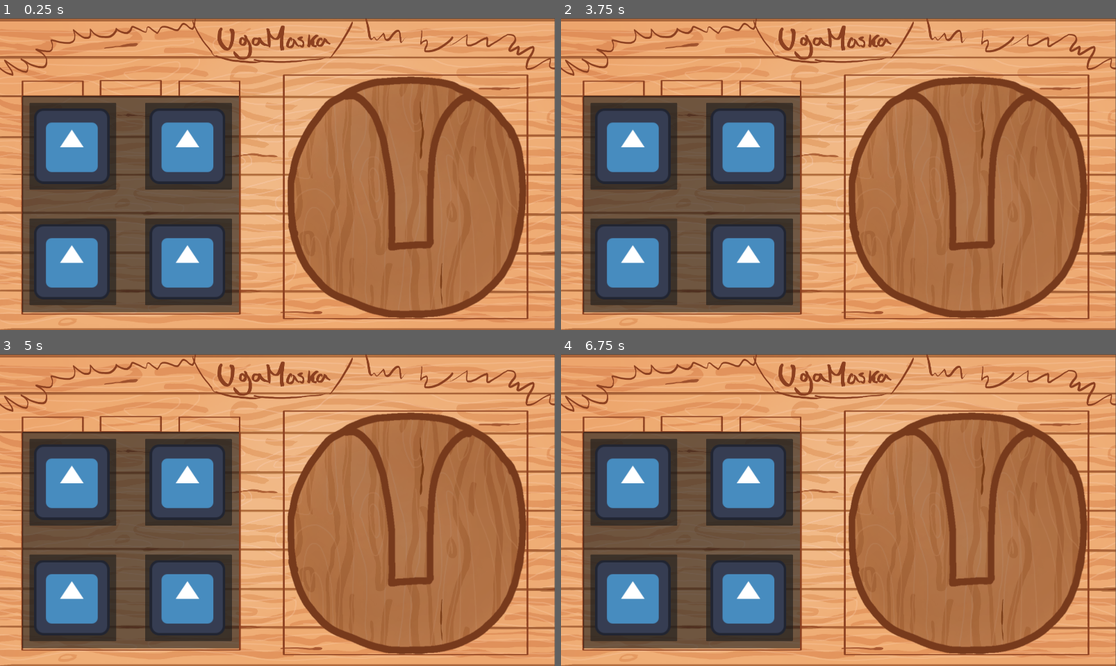
Above: before the commit, frames 1-4 (two rows, left to right).
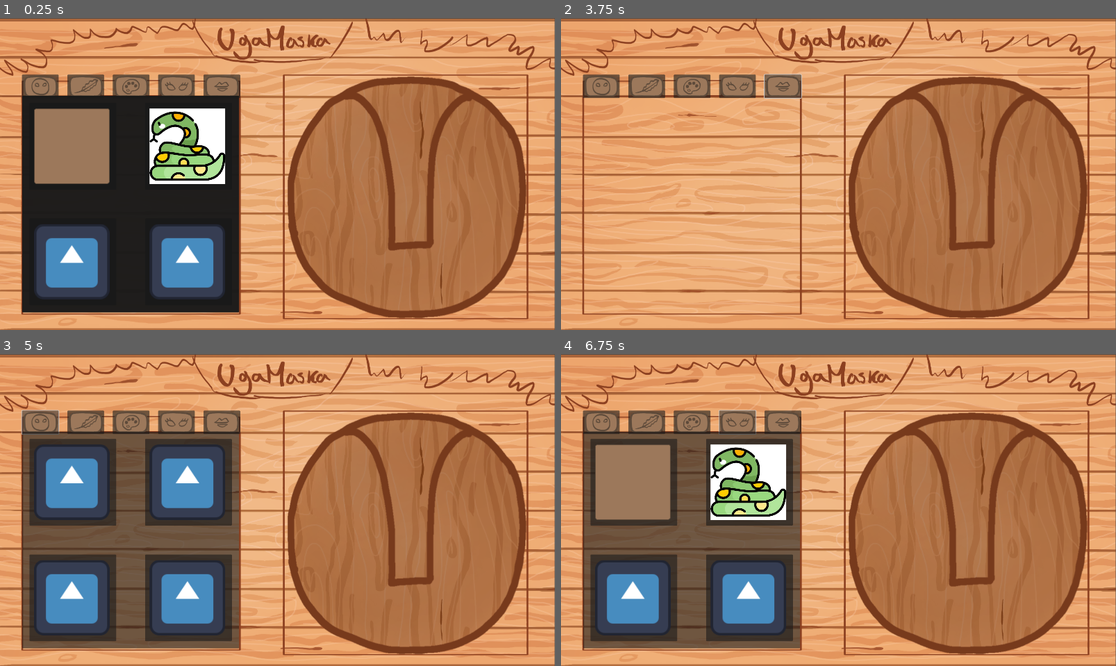
Above: after the commit, the same moments.

Repository: Neuche/tuki
Game: Godot game, scene res://Scenes/AreaTrabajo/area_trabajo_mask.tscn
The game is run twice, just before and just after one commit, with the same random seed, the same clock (stepped at 60 frames per second) and the same inputs. The project has no main scene, so this scene is started directly. The engine's default icon, where the game draws it, is replaced by a stand-in: a white triangle on a blue panel in a dark square.
Inputs (mouse positions are in pixels of both pictures, inside the frame that each line leads up to):
- Up to frame 1 (0.25 s): no input
- Up to frame 2 (3.75 s): click (599, 86) at 0.52 s; click (644, 86) at 1.27 s; click (694, 86) at 2.02 s; click (738, 86) at 2.77 s; click (783, 86) at 3.52 s
- Up to frame 3 (5 s): click (38, 422) at 4.27 s
- Up to frame 4 (6.75 s): click (644, 422) at 5.02 s; click (694, 422) at 5.77 s; click (738, 422) at 6.52 s

The runs differ from the first frame. In frame 1, 23% of the frame differs, in the area x 3-44%, y 18-95%; in frame 2, 29%, in the area x 3-44%, y 17-95%; in frame 3, 2.5%; in frame 4, 9.1%.
Error after the commit: Out of bounds get index '4' (on base: 'Array[Node]') (res://Scenes/AreaTrabajo/area_trabajo_mask.tscn::GDScript_8x38w:14)

Commit message:
new_menu_items

Diff:
--- a/put-some-glitter/Scenes/AreaTrabajo/area_2d.gd
+++ b/put-some-glitter/Scenes/AreaTrabajo/area_2d.gd
@@ -12,7 +12,7 @@
 func _on_area_entered(drageable: Area2D) -> void:
 	if drageable.is_in_group("dropeable"):
 		current_drageable = drageable
-		print("te vi")
+		#print("te vi")
 	pass # Replace with function body.
 
 func _input(event: InputEvent) -> void:
--- a/put-some-glitter/Scenes/AreaTrabajo/area_trabajo_mask.tscn
+++ b/put-some-glitter/Scenes/AreaTrabajo/area_trabajo_mask.tscn
@@ -1,9 +1,52 @@
-[gd_scene load_steps=6 format=3 uid="uid://7sadffnbw365"]
+[gd_scene load_steps=14 format=3 uid="uid://7sadffnbw365"]
 
 [ext_resource type="Texture2D" uid="uid://b8p5wbcmjw1ed" path="res://Assets/layout idea.png" id="1_0dl0s"]
 [ext_resource type="PackedScene" uid="uid://gr0teld4vcrv" path="res://Scenes/AreaTrabajo/deco_items.tscn" id="2_kcjbq"]
+[ext_resource type="Texture2D" uid="uid://dspok4j1oqb2l" path="res://Assets/big windows.png" id="3_6u6e4"]
 [ext_resource type="Texture2D" uid="uid://borq25u3pfe56" path="res://Assets/mascara1.png" id="3_863jg"]
+[ext_resource type="Texture2D" uid="uid://6pxmxlxllgyj" path="res://Assets/window_mask.png" id="3_ise1y"]
 [ext_resource type="Script" uid="uid://w4mb0jcl67i2" path="res://Scenes/AreaTrabajo/area_2d.gd" id="4_6u6e4"]
+[ext_resource type="Texture2D" uid="uid://c0oomv5k0df3g" path="res://Assets/window_accessories.png" id="4_w4ilm"]
+[ext_resource type="Texture2D" uid="uid://cxs3l4x33yx7l" path="res://Assets/window_colors.png" id="5_cmw7w"]
+[ext_resource type="Texture2D" uid="uid://cjaqtgyyqxkka" path="res://Assets/window_eyes.png" id="6_dvpnx"]
+[ext_resource type="Texture2D" uid="uid://d2d7sj3dcc6ym" path="res://Assets/window_mouth.png" id="7_n0u45"]
+[ext_resource type="Texture2D" uid="uid://bn0c7jg6o0ok1" path="res://Assets/Iconos gratuitos de Serpiente diseñados por Freepik.jpg" id="9_cmw7w"]
+
+[sub_resource type="GDScript" id="GDScript_8x38w"]
+resource_name = "tabmanager"
+script/source = "extends VBoxContainer
+
+@onready var panels_container = $panels
+
+var panels: Array
+
+func _ready():
+	panels = panels_container.get_children()
+
+func show_tab(idx: int):
+	for panel in panels:
+		panel.hide()
+
+	panels[idx].show()
+
+func _on_tab_1_pressed() -> void:
+	show_tab(0)
+
+
+func _on_tab_2_pressed() -> void:
+	show_tab(1)
+
+
+func _on_color_pressed() -> void:
+	show_tab(2)
+
+func _on_eyes_pressed() -> void:
+	show_tab(3)
+
+
+func _on_mouth_pressed() -> void:
+	show_tab(4)
+"
 
 [sub_resource type="CapsuleShape2D" id="CapsuleShape2D_8x38w"]
 radius = 390.43643
@@ -24,40 +67,210 @@
 layer = 10
 follow_viewport_enabled = true
 
-[node name="SelectorItems" type="Panel" parent="CanvasLayer"]
-offset_left = -883.0
-offset_top = -271.0
-offset_right = -133.0
-offset_bottom = 479.0
-size_flags_horizontal = 0
-
-[node name="GridContainer" type="GridContainer" parent="CanvasLayer/SelectorItems"]
-layout_mode = 1
-anchors_preset = 8
-anchor_left = 0.5
-anchor_top = 0.5
-anchor_right = 0.5
-anchor_bottom = 0.5
-offset_left = -350.0
-offset_top = -350.0
-offset_right = 350.0
-offset_bottom = 350.0
-grow_horizontal = 2
-grow_vertical = 2
-theme_override_constants/h_separation = 100
-theme_override_constants/v_separation = 100
-columns = 2
-
-[node name="DecoItems" parent="CanvasLayer/SelectorItems/GridContainer" groups=["dropeable"] instance=ExtResource("2_kcjbq")]
-layout_mode = 2
-
-[node name="DecoItems2" parent="CanvasLayer/SelectorItems/GridContainer" groups=["dropeable"] instance=ExtResource("2_kcjbq")]
-layout_mode = 2
-
-[node name="DecoItems3" parent="CanvasLayer/SelectorItems/GridContainer" groups=["dropeable"] instance=ExtResource("2_kcjbq")]
-layout_mode = 2
-
-[node name="DecoItems4" parent="CanvasLayer/SelectorItems/GridContainer" groups=["dropeable"] instance=ExtResource("2_kcjbq")]
+[node name="Control" type="VBoxContainer" parent="CanvasLayer"]
+anchors_preset = 15
+anchor_right = 1.0
+anchor_bottom = 1.0
+offset_left = -884.0
+offset_top = -344.0
+offset_right = -2048.0
+offset_bottom = -543.0
+grow_horizontal = 2
+grow_vertical = 2
+theme_override_constants/separation = 4
+script = SubResource("GDScript_8x38w")
+
+[node name="HBoxContainer" type="HBoxContainer" parent="CanvasLayer/Control"]
+layout_mode = 2
+size_flags_horizontal = 4
+theme_override_constants/separation = 30
+alignment = 1
+
+[node name="Mask" type="Button" parent="CanvasLayer/Control/HBoxContainer"]
+layout_mode = 2
+icon = ExtResource("3_ise1y")
+
+[node name="Accessory" type="Button" parent="CanvasLayer/Control/HBoxContainer"]
+layout_mode = 2
+icon = ExtResource("4_w4ilm")
+
+[node name="Color" type="Button" parent="CanvasLayer/Control/HBoxContainer"]
+layout_mode = 2
+icon = ExtResource("5_cmw7w")
+
+[node name="Eyes" type="Button" parent="CanvasLayer/Control/HBoxContainer"]
+layout_mode = 2
+icon = ExtResource("6_dvpnx")
+
+[node name="Mouth" type="Button" parent="CanvasLayer/Control/HBoxContainer"]
+layout_mode = 2
+icon = ExtResource("7_n0u45")
+
+[node name="panels" type="Control" parent="CanvasLayer/Control"]
+layout_mode = 2
+
+[node name="SelectorItems" type="Panel" parent="CanvasLayer/Control/panels"]
+layout_mode = 0
+offset_left = 1.0
+offset_top = -12.0
+offset_right = 751.0
+offset_bottom = 738.0
+size_flags_horizontal = 0
+
+[node name="GridContainer" type="GridContainer" parent="CanvasLayer/Control/panels/SelectorItems"]
+layout_mode = 1
+anchors_preset = 8
+anchor_left = 0.5
+anchor_top = 0.5
+anchor_right = 0.5
+anchor_bottom = 0.5
+offset_left = -350.0
+offset_top = -350.0
+offset_right = 350.0
+offset_bottom = 350.0
+grow_horizontal = 2
+grow_vertical = 2
+theme_override_constants/h_separation = 100
+theme_override_constants/v_separation = 100
+columns = 2
+
+[node name="DecoItems" parent="CanvasLayer/Control/panels/SelectorItems/GridContainer" groups=["dropeable"] instance=ExtResource("2_kcjbq")]
+layout_mode = 2
+
+[node name="DecoItems2" parent="CanvasLayer/Control/panels/SelectorItems/GridContainer" groups=["dropeable"] instance=ExtResource("2_kcjbq")]
+layout_mode = 2
+
+[node name="DecoItems3" parent="CanvasLayer/Control/panels/SelectorItems/GridContainer" groups=["dropeable"] instance=ExtResource("2_kcjbq")]
+layout_mode = 2
+
+[node name="DecoItems4" parent="CanvasLayer/Control/panels/SelectorItems/GridContainer" groups=["dropeable"] instance=ExtResource("2_kcjbq")]
+layout_mode = 2
+
+[node name="SelectorItems2" type="Panel" parent="CanvasLayer/Control/panels"]
+layout_mode = 0
+offset_left = 1.0
+offset_top = -12.0
+offset_right = 751.0
+offset_bottom = 738.0
+size_flags_horizontal = 0
+
+[node name="GridContainer" type="GridContainer" parent="CanvasLayer/Control/panels/SelectorItems2"]
+layout_mode = 1
+anchors_preset = 8
+anchor_left = 0.5
+anchor_top = 0.5
+anchor_right = 0.5
+anchor_bottom = 0.5
+offset_left = -350.0
+offset_top = -350.0
+offset_right = 350.0
+offset_bottom = 350.0
+grow_horizontal = 2
+grow_vertical = 2
+theme_override_constants/h_separation = 100
+theme_override_constants/v_separation = 100
+columns = 2
+
+[node name="DecoItems" parent="CanvasLayer/Control/panels/SelectorItems2/GridContainer" groups=["dropeable"] instance=ExtResource("2_kcjbq")]
+layout_mode = 2
+
+[node name="deco" parent="CanvasLayer/Control/panels/SelectorItems2/GridContainer/DecoItems" index="0"]
+texture = ExtResource("3_6u6e4")
+expand_mode = 3
+
+[node name="DecoItems2" parent="CanvasLayer/Control/panels/SelectorItems2/GridContainer" groups=["dropeable"] instance=ExtResource("2_kcjbq")]
+layout_mode = 2
+
+[node name="deco" parent="CanvasLayer/Control/panels/SelectorItems2/GridContainer/DecoItems2" index="0"]
+texture = ExtResource("9_cmw7w")
+expand_mode = 3
+
+[node name="DecoItems3" parent="CanvasLayer/Control/panels/SelectorItems2/GridContainer" groups=["dropeable"] instance=ExtResource("2_kcjbq")]
+layout_mode = 2
+
+[node name="DecoItems4" parent="CanvasLayer/Control/panels/SelectorItems2/GridContainer" groups=["dropeable"] instance=ExtResource("2_kcjbq")]
+layout_mode = 2
+
+[node name="SelectorItems3" type="Panel" parent="CanvasLayer/Control/panels"]
+layout_mode = 0
+offset_left = 1.0
+offset_top = -12.0
+offset_right = 751.0
+offset_bottom = 738.0
+size_flags_horizontal = 0
+
+[node name="GridContainer" type="GridContainer" parent="CanvasLayer/Control/panels/SelectorItems3"]
+layout_mode = 1
+anchors_preset = 8
+anchor_left = 0.5
+anchor_top = 0.5
+anchor_right = 0.5
+anchor_bottom = 0.5
+offset_left = -350.0
+offset_top = -350.0
+offset_right = 350.0
+offset_bottom = 350.0
+grow_horizontal = 2
+grow_vertical = 2
+theme_override_constants/h_separation = 100
+theme_override_constants/v_separation = 100
+columns = 2
+
+[node name="DecoItems" parent="CanvasLayer/Control/panels/SelectorItems3/GridContainer" groups=["dropeable"] instance=ExtResource("2_kcjbq")]
+layout_mode = 2
+
+[node name="DecoItems2" parent="CanvasLayer/Control/panels/SelectorItems3/GridContainer" groups=["dropeable"] instance=ExtResource("2_kcjbq")]
+layout_mode = 2
+
+[node name="DecoItems3" parent="CanvasLayer/Control/panels/SelectorItems3/GridContainer" groups=["dropeable"] instance=ExtResource("2_kcjbq")]
+layout_mode = 2
+
+[node name="DecoItems4" parent="CanvasLayer/Control/panels/SelectorItems3/GridContainer" groups=["dropeable"] instance=ExtResource("2_kcjbq")]
+layout_mode = 2
+
+[node name="SelectorItems4" type="Panel" parent="CanvasLayer/Control/panels"]
+layout_mode = 0
+offset_left = 1.0
+offset_top = -12.0
+offset_right = 751.0
+offset_bottom = 738.0
+size_flags_horizontal = 0
+
+[node name="GridContainer" type="GridContainer" parent="CanvasLayer/Control/panels/SelectorItems4"]
+layout_mode = 1
+anchors_preset = 8
+anchor_left = 0.5
+anchor_top = 0.5
+anchor_right = 0.5
+anchor_bottom = 0.5
+offset_left = -350.0
+offset_top = -350.0
+offset_right = 350.0
+offset_bottom = 350.0
+grow_horizontal = 2
+grow_vertical = 2
+theme_override_constants/h_separation = 100
+theme_override_constants/v_separation = 100
+columns = 2
+
+[node name="DecoItems" parent="CanvasLayer/Control/panels/SelectorItems4/GridContainer" groups=["dropeable"] instance=ExtResource("2_kcjbq")]
+layout_mode = 2
+
+[node name="deco" parent="CanvasLayer/Control/panels/SelectorItems4/GridContainer/DecoItems" index="0"]
+texture = ExtResource("3_6u6e4")
+expand_mode = 3
+
+[node name="DecoItems2" parent="CanvasLayer/Control/panels/SelectorItems4/GridContainer" groups=["dropeable"] instance=ExtResource("2_kcjbq")]
+layout_mode = 2
+
+[node name="deco" parent="CanvasLayer/Control/panels/SelectorItems4/GridContainer/DecoItems2" index="0"]
+texture = ExtResource("9_cmw7w")
+expand_mode = 3
+
+[node name="DecoItems3" parent="CanvasLayer/Control/panels/SelectorItems4/GridContainer" groups=["dropeable"] instance=ExtResource("2_kcjbq")]
+layout_mode = 2
+
+[node name="DecoItems4" parent="CanvasLayer/Control/panels/SelectorItems4/GridContainer" groups=["dropeable"] instance=ExtResource("2_kcjbq")]
 layout_mode = 2
 
 [node name="Mask" type="Sprite2D" parent="."]
@@ -69,7 +282,17 @@
 script = ExtResource("4_6u6e4")
 
 [node name="CollisionShape2D" type="CollisionShape2D" parent="Mask/Area2D"]
-position = Vector2(1.9376507, -1.6383436)
+position = Vector2(-7.750599, 5.85122)
 shape = SubResource("CapsuleShape2D_8x38w")
 
+[connection signal="pressed" from="CanvasLayer/Control/HBoxContainer/Mask" to="CanvasLayer/Control" method="_on_tab_1_pressed"]
+[connection signal="pressed" from="CanvasLayer/Control/HBoxContainer/Accessory" to="CanvasLayer/Control" method="_on_tab_2_pressed"]
+[connection signal="pressed" from="CanvasLayer/Control/HBoxContainer/Color" to="CanvasLayer/Control" method="_on_color_pressed"]
+[connection signal="pressed" from="CanvasLayer/Control/HBoxContainer/Eyes" to="CanvasLayer/Control" method="_on_eyes_pressed"]
+[connection signal="pressed" from="CanvasLayer/Control/HBoxContainer/Mouth" to="CanvasLayer/Control" method="_on_mouth_pressed"]
 [connection signal="area_entered" from="Mask/Area2D" to="Mask/Area2D" method="_on_area_entered"]
+
+[editable path="CanvasLayer/Control/panels/SelectorItems2/GridContainer/DecoItems"]
+[editable path="CanvasLayer/Control/panels/SelectorItems2/GridContainer/DecoItems2"]
+[editable path="CanvasLayer/Control/panels/SelectorItems4/GridContainer/DecoItems"]
+[editable path="CanvasLayer/Control/panels/SelectorItems4/GridContainer/DecoItems2"]
Binary file added: put-some-glitter/Assets/Iconos gratuitos de Serpiente diseñados por Freepik.jpg
Not shown, added: put-some-glitter/Assets/Iconos gratuitos de Serpiente diseñados por Freepik.jpg.import
Binary file added: put-some-glitter/Assets/window_accessories.png
Not shown, added: put-some-glitter/Assets/window_accessories.png.import
Binary file added: put-some-glitter/Assets/window_colors.png
Not shown, added: put-some-glitter/Assets/window_colors.png.import
Binary file added: put-some-glitter/Assets/window_eyes.png
Not shown, added: put-some-glitter/Assets/window_eyes.png.import
Binary file added: put-some-glitter/Assets/window_mask.png
Not shown, added: put-some-glitter/Assets/window_mask.png.import
Binary file added: put-some-glitter/Assets/window_mouth.png
Not shown, added: put-some-glitter/Assets/window_mouth.png.import
